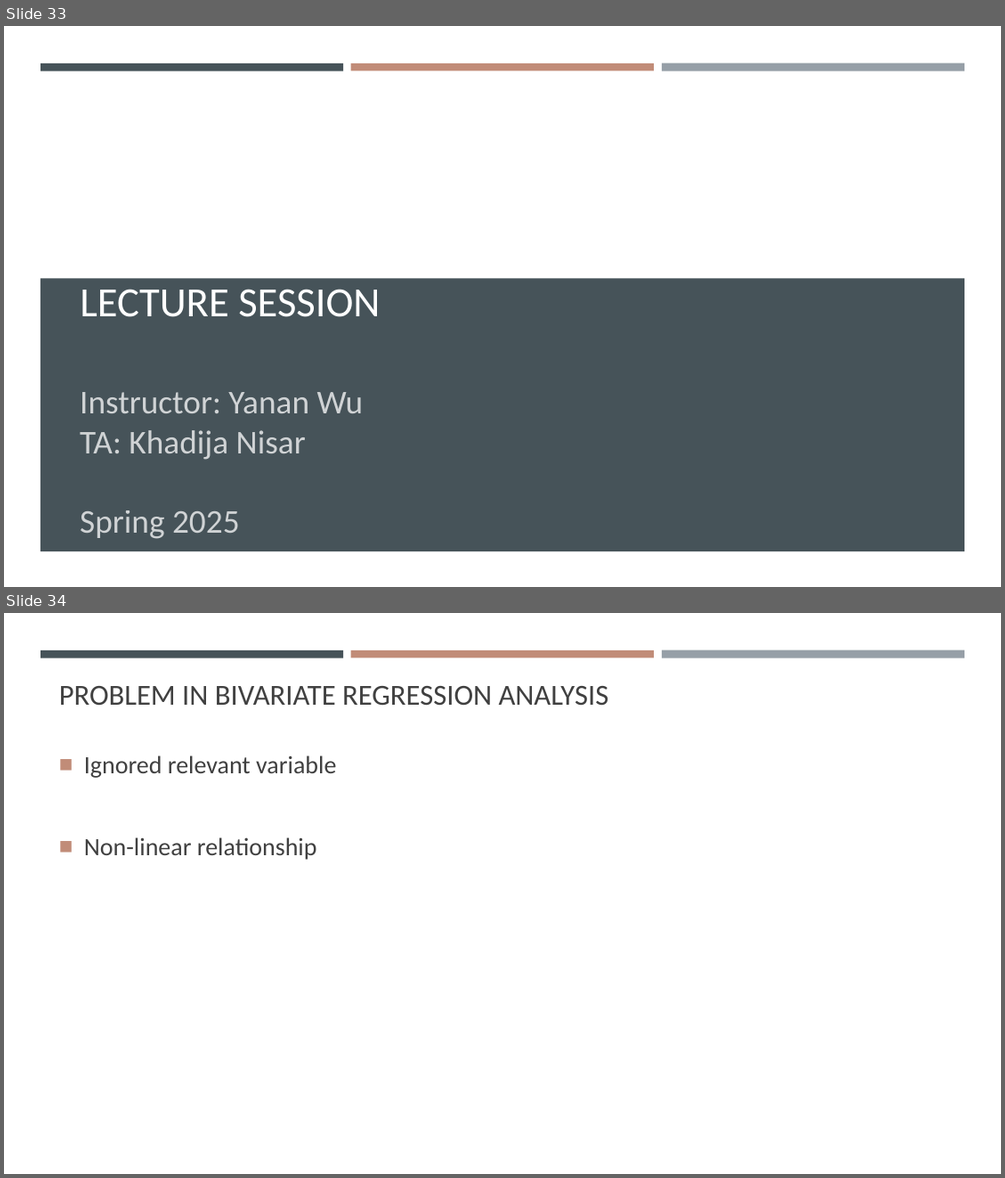
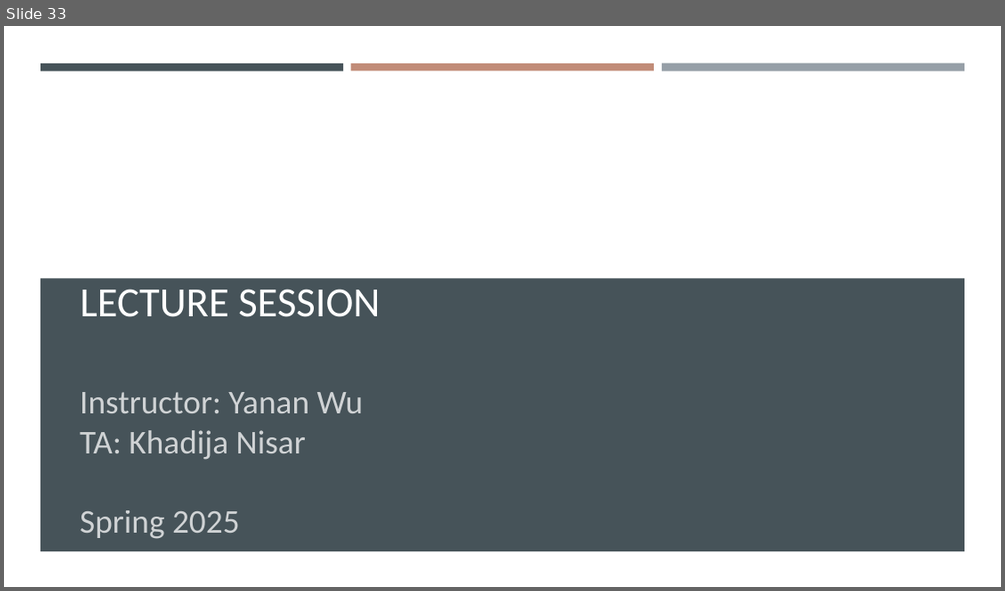
Before and after one commit to gisynw/geog-247, a slide deck: docs/Lectures/Week04/Week04_BivariateRegression.pptx. Shown one above the other, each under a label of ours: slides 33 and 34 before the commit, slide 33 after it. The pictures are 1005x1178 and 1005x591 pixels, drawn with LibreOffice and Linux fonts; fonts in the diff are those of the drawing; background and template pictures are left out. Boxes give left, top, right and bottom in pixels: in the first picture for what was removed or moved away, otherwise in the second. Text is boxed around its words. In the diff, an @@ line names an element or a change of style, - is before the commit and + after.

```diff
--- a/docs/Lectures/Week04/Week04_BivariateRegression.pptx
+++ b/docs/Lectures/Week04/Week04_BivariateRegression.pptx
@@ slide 34 removed at [4,613,1001,1174], background #FFFFFF; not listed: 3 template elements that a slide beside it also shows @@
@@ title removed at [59,686,609,705] @@
-PROBLEM IN BIVARIATE REGRESSION ANALYSIS
@@ text removed at [84,755,336,860] @@
-■ Ignored relevant variable
-■ Non-linear relationship
```
Also in this commit, not shown: 1 slide changed, 6 slides added, 5 other files.
